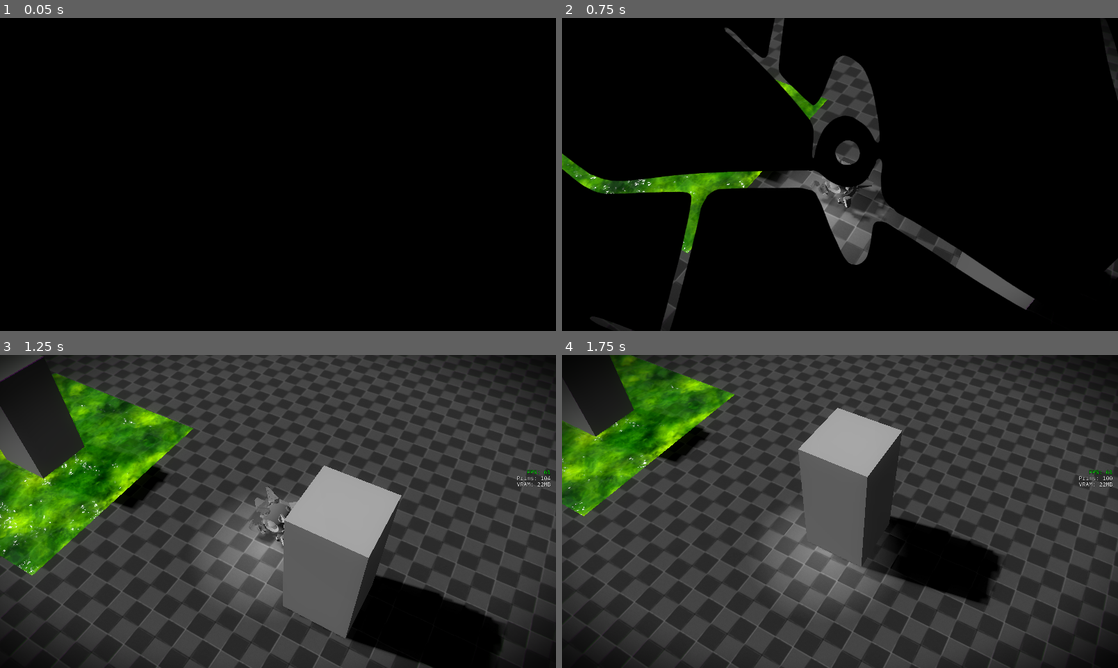
Above: before the commit, frames 1-4 (two rows, left to right).
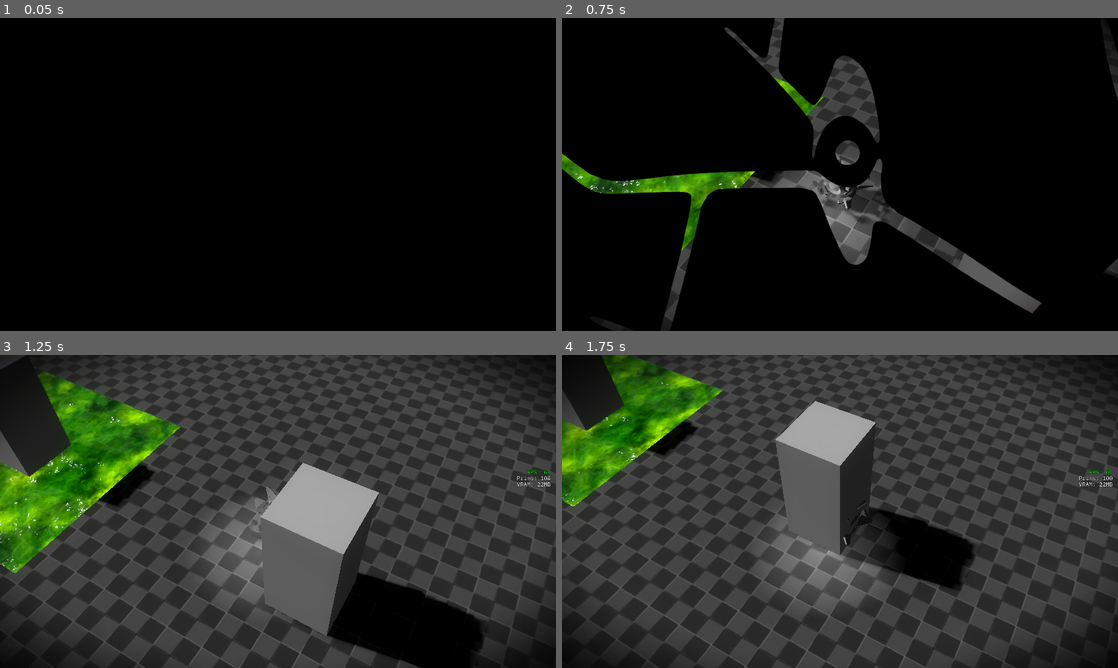
Above: after the commit, the same moments.

Repository: slyllama/dwelt
Game: Godot game, scene res://lib/shard/shard_loader/shard_loader.tscn
Same seed, same stepped clock (60 frames per second), same inputs: the game is played once before the commit and once after it.
Inputs (mouse positions are in pixels of both pictures, inside the frame that each line leads up to):
- Up to frame 1 (0.05 s): no input
- Up to frame 2 (0.75 s): tap Enter at 0.5 s; move the mouse to (1084, 140) at 0.52 s; hold D (move_right) from 0.53 s (still down); tap Mouse wheel up (zoom_in, bound only after the commit) at 0.6 s
- Up to frame 3 (1.25 s): keep holding D (move_right); tap Mouse wheel down (zoom_out, bound only after the commit) at 0.8 s
- Up to frame 4 (1.75 s): move the mouse to (728, 527) at 1.27 s; release D (move_right) at 1.28 s; hold S (move_back) from 1.28 s (still down); tap Mouse wheel down (zoom_out, bound only after the commit) at 1.35 s; tap Mouse wheel up (zoom_in, bound only after the commit) at 1.55 s

Frame 1 is identical in both runs. In frame 2, 2.6% of the frame differs, in the area x 0-100%, y 0-97%; in frame 3, 38%; in frame 4, 39%, in the area x 0-100%, y 0-100%.

Commit message:
Camera zooming

Diff:
--- /dev/null
+++ b/lib/player/orbit.gd
@@ -0,0 +1,17 @@
+extends Marker3D
+
+@export var zoom_increment := 0.5
+@export var zoom_min := 5.0
+@export var zoom_max := 10.0
+@onready var target_zoom: float = $Camera.position.z
+
+func _input(_event: InputEvent) -> void:
+	if Input.is_action_just_pressed("zoom_in"):
+		target_zoom -= zoom_increment
+	elif Input.is_action_just_pressed("zoom_out"):
+		target_zoom += zoom_increment
+
+func _physics_process(_delta: float) -> void:
+	target_zoom = clamp(target_zoom, zoom_min, zoom_max)
+	$Camera.position.z = lerp(
+		$Camera.position.z, target_zoom, Utils.crit_plerp(6.0))
--- a/lib/player/player.gd
+++ b/lib/player/player.gd
@@ -1,9 +1,9 @@
 extends CharacterBody3D
 
 @export_category("Physics")
-@export var speed := 3.0
+@export var speed := 3.4
 @export var speed_multiplier := 1.0 # used for lethargy etc
-@export var friction := 15.0
+@export var friction := 16.0
 @export var gravity_damping := 10.0
 
 var _target_velocity := Vector3.ZERO
--- a/lib/player/player.tscn
+++ b/lib/player/player.tscn
@@ -3,6 +3,7 @@
 [ext_resource type="Script" uid="uid://bg1ei8q60jyre" path="res://lib/player/player.gd" id="1_al4t3"]
 [ext_resource type="PackedScene" uid="uid://rcxc53qc24c" path="res://lib/player/meshes/robot.glb" id="1_odf55"]
 [ext_resource type="Script" uid="uid://5f8pu05qoa6u" path="res://lib/player/scripts/input_handler.gd" id="3_2ocui"]
+[ext_resource type="Script" uid="uid://c7gm8g1thvnet" path="res://lib/player/orbit.gd" id="3_5lbbh"]
 
 [sub_resource type="SphereShape3D" id="SphereShape3D_iochv"]
 radius = 0.2
@@ -26,6 +27,7 @@
 [node name="Orbit" type="Marker3D" parent="." unique_id=576846863]
 unique_name_in_owner = true
 transform = Transform3D(0.8660254, -0.38302222, 0.32139382, 0, 0.64278764, 0.76604444, -0.5, -0.66341394, 0.5566704, 0, 0, 0)
+script = ExtResource("3_5lbbh")
 
 [node name="Camera" type="Camera3D" parent="Orbit" unique_id=1846326960]
 transform = Transform3D(1, 0, 0, 0, 1, 0, 0, 0, 1, 0, 0, 7)
--- a/project.godot
+++ b/project.godot
@@ -66,6 +66,16 @@
 "events": [Object(InputEventKey,"resource_local_to_scene":false,"resource_name":"","device":-1,"window_id":0,"alt_press …(192 unchanged characters)…
 ]
 }
+zoom_in={
+"deadzone": 0.2,
+"events": [Object(InputEventMouseButton,"resource_local_to_scene":false,"resource_name":"","device":-1,"window_id":0,"alt_pressed":false,"shift_pressed":false,"ctrl_pressed":false,"meta_pressed":false,"button_mask":8,"position":Vector2(75, 9),"global_position":Vector2(79, 47),"factor":1.0,"button_index":4,"canceled":false,"pressed":true,"double_click":false,"script":null)
+]
+}
+zoom_out={
+"deadzone": 0.2,
+"events": [Object(InputEventMouseButton,"resource_local_to_scene":false,"resource_name":"","device":-1,"window_id":0,"alt_pressed":false,"shift_pressed":false,"ctrl_pressed":false,"meta_pressed":false,"button_mask":16,"position":Vector2(159, 17),"global_position":Vector2(163, 55),"factor":1.0,"button_index":5,"canceled":false,"pressed":true,"double_click":false,"script":null)
+]
+}
 
 [physics]
 
Not shown, added: lib/player/orbit.gd.uid
